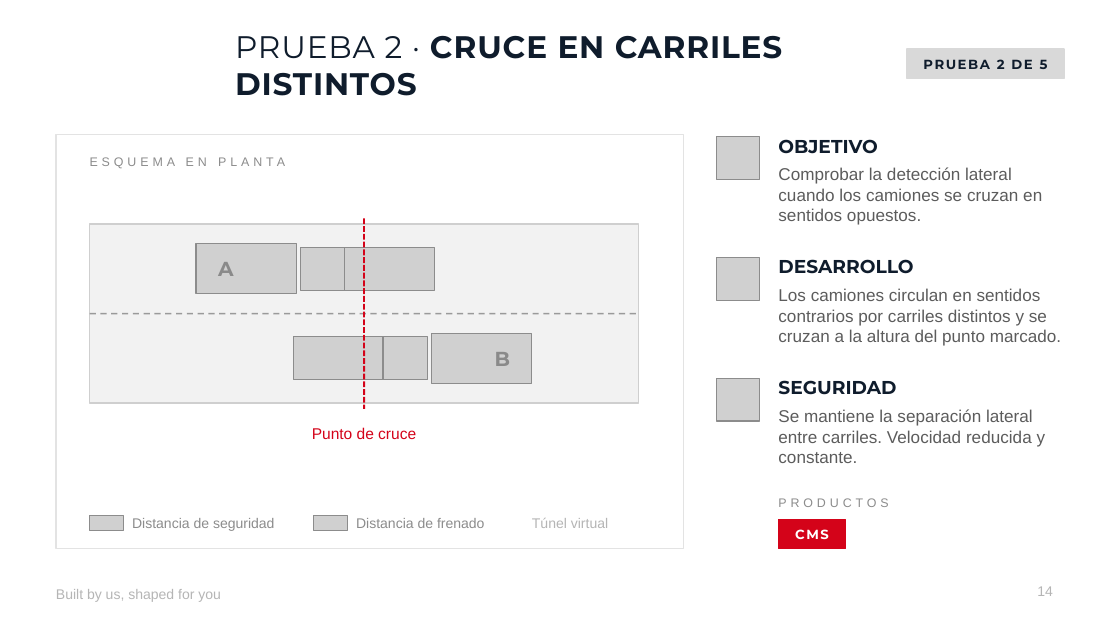
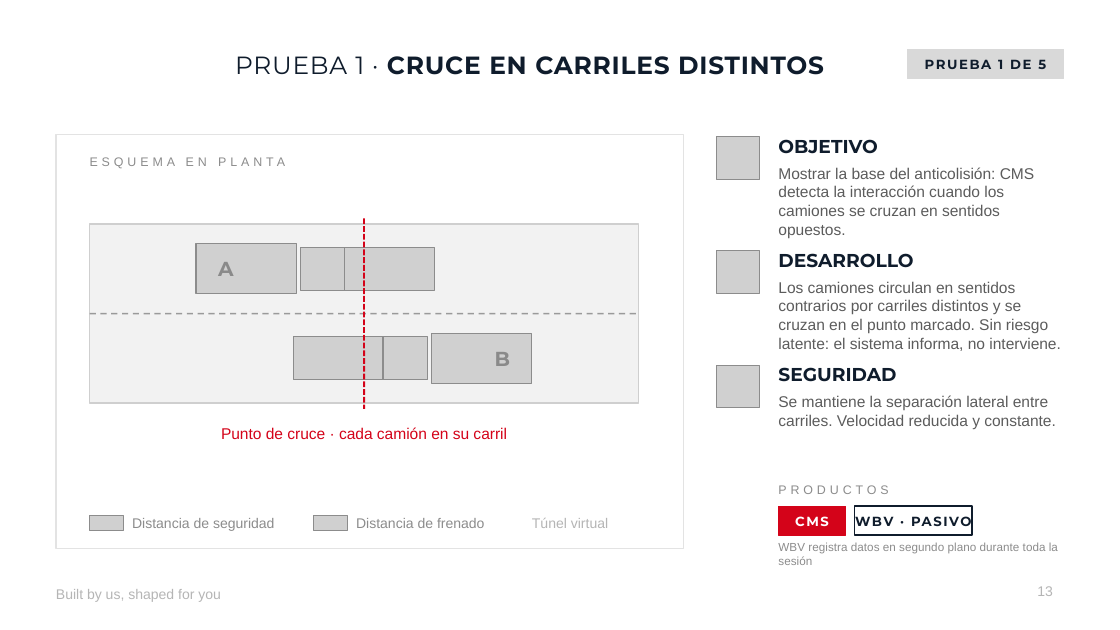
Before and after one commit to jgarciam4678/MITREPO, a slide deck: slide 13 of entregables/Pruebas_Madrid_TORSA.pptx (slide 14 before the commit). Drawn at 1120x630 pixels with LibreOffice and Linux fonts; fonts in the diff are those of the drawing; grey boxes stand for pictures; background and template pictures are left out. Boxes give left, top, right and bottom in pixels: in the first picture for what was removed or moved away, otherwise in the second. Text is boxed around its words. In the diff, an @@ line names an element or a change of style, - is before the commit and + after.

```diff
--- a/entregables/Pruebas_Madrid_TORSA.pptx
+++ b/entregables/Pruebas_Madrid_TORSA.pptx
@@ text at box(235, 56, 824, 75): text changed; size 20 to 16 pt @@
-PRUEBA 2 · CRUCE EN CARRILES DISTINTOS
+PRUEBA 1 · CRUCE EN CARRILES DISTINTOS
@@ rectangle at box(907, 49, 1064, 78): outline #D9D9D9 1 pt to #D9D9D9 0.75 pt @@
@@ text at box(925, 59, 1046, 69): text changed @@
-PRUEBA 2 DE 5
+PRUEBA 1 DE 5
@@ text at box(778, 167, 1034, 238): text changed; size 11 to 10 pt @@
-Comprobar la detección lateral cuando los camiones se cruzan en sentidos opuestos.
+Mostrar la base del anticolisión: CMS detecta la interacción cuando los camiones se cruzan en sentidos opuestos.
@@ picture: place and size @@
-picture at box(717, 258, 759, 300)
+picture at box(717, 251, 759, 293)
@@ text "DESARROLLO": place and size @@
-text "DESARROLLO" at box(778, 259, 913, 274)
+text "DESARROLLO" at box(778, 253, 913, 268)
@@ text at box(778, 281, 1061, 351): text changed; size 11 to 10 pt @@
-Los camiones circulan en sentidos contrarios por carriles distintos y se cruzan a la altura del punto marcado.
+Los camiones circulan en sentidos contrarios por carriles distintos y se cruzan en el punto marcado. Sin riesgo latente: el sistema informa, no interviene.
@@ text "Se mantiene la separación lateral ..." at box(778, 395, 1056, 429): size 11 to 10 pt @@
@@ text at box(221, 427, 507, 439): text changed @@
-Punto de cruce
+Punto de cruce · cada camión en su carril
@@ 3 texts, 1 picture, 1 rectangle: place and size @@
-3 texts, 1 picture, 1 rectangle at box(717, 379, 1046, 549)
+3 texts, 1 picture, 1 rectangle at box(717, 365, 1056, 535)
@@ text "PRODUCTOS": place and size @@
-text "PRODUCTOS" at box(778, 498, 888, 507)
+text "PRODUCTOS" at box(778, 485, 888, 494)
@@ rectangle at box(778, 506, 846, 535): outline #D40319 1 pt to #D40319 0.75 pt @@
@@ rectangle added at box(855, 506, 972, 535), fill #FFFFFF, outline #0F1C2C 1 pt @@
@@ text added at box(855, 506, 972, 535), 8.5 pt, text #0F1C2C, bold @@
+WBV · PASIVO
@@ text added at box(778, 542, 1058, 565), 7.5 pt, text #8C8C8C @@
+WBV registra datos en segundo plano durante toda la sesión
@@ page number at box(1037, 586, 1053, 596): text changed @@
-14
+13
```
Also in this commit, not shown: 12 other slides changed, 2 slides added, 2 slides removed, 1 other file.
